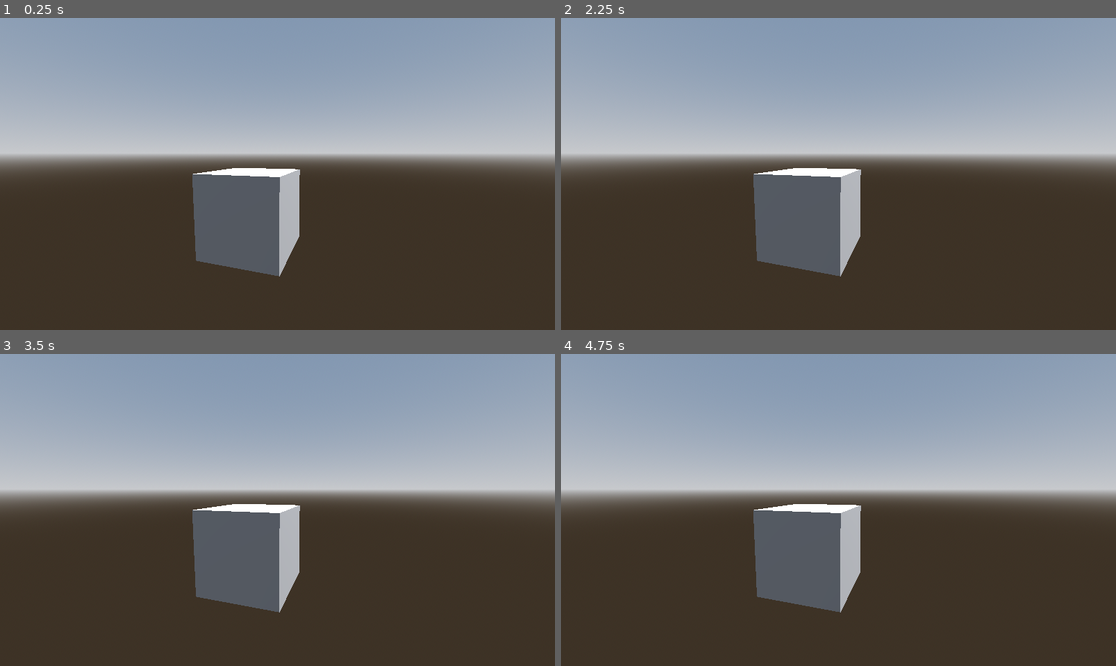
Above: before the commit, frames 1-4 (two rows, left to right).
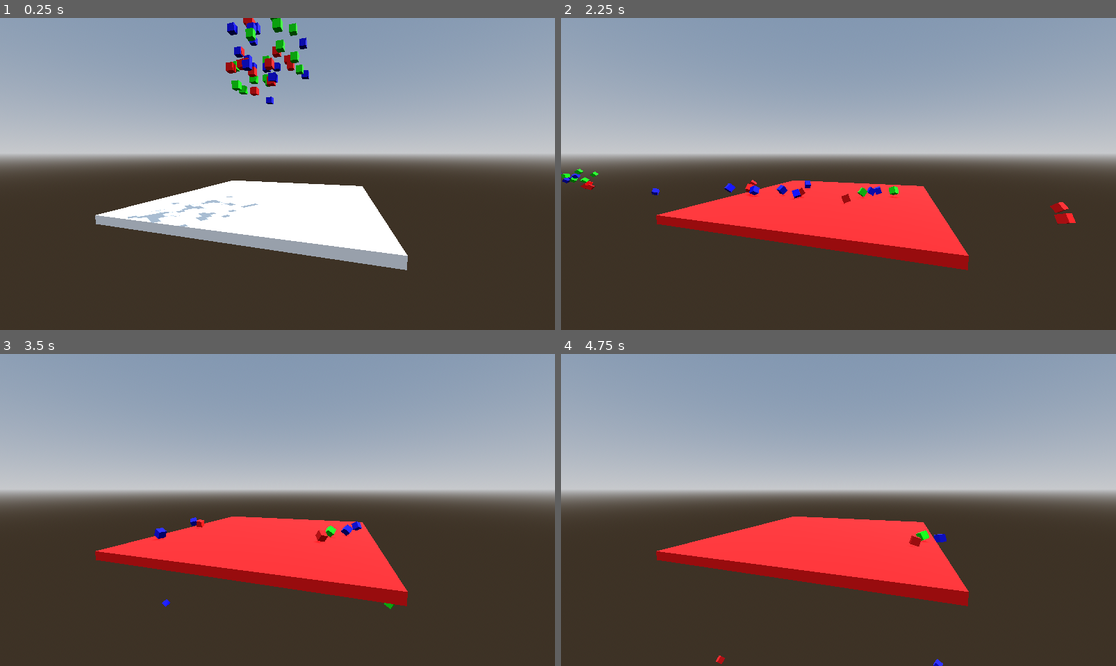
Above: after the commit, the same moments.

Repository: MrOnosa/AdventOfCode2023
Game: Godot game, scene res://days/day2/day2_1.tscn
Two runs of this game, one before a commit and one after it. Both use one fixed random seed, a clock stepped at 60 frames per second and the inputs below.
Inputs (mouse positions are in pixels of both pictures, inside the frame that each line leads up to):
- Up to frame 1 (0.25 s): no input
- Up to frame 2 (2.25 s): tap Enter at 0.5 s; move the mouse to (960, 158) at 0.52 s; hold Right (ui_right) 0.53-1.28 s; click (960, 158) at 0.67 s; move the mouse to (727, 189) at 1.27 s; hold Q (back) 1.28-2.03 s; move the mouse to (894, 105) at 2.02 s; hold Right (ui_right) from 2.03 s (still down)
- Up to frame 3 (3.5 s): move the mouse to (249, 572) at 2.77 s; release Right (ui_right) at 2.78 s; hold Up (ui_up) from 2.78 s (still down); click (249, 572) at 2.92 s
- Up to frame 4 (4.75 s): move the mouse to (1005, 556) at 3.52 s; release Up (ui_up) at 3.53 s; hold Left (ui_left) from 3.53 s (still down); move the mouse to (672, 463) at 4.27 s

The runs differ from the first frame. In frame 1, 13% of the frame differs, in the area x 17-74%, y 0-83%; in frame 2, 12%; in frame 3, 12%; in frame 4, 12%.

Commit message:
Testing cubes

Diff:
--- /dev/null
+++ b/Game.gd
@@ -0,0 +1,117 @@
+extends Node3D
+
+@export var game_res : game_resource
+@onready var cube_spawn = $CubeSpawn
+@onready var environment = $Environment
+@onready var start_round_evaluation = $StartRoundEvaluation
+
+const CUBE = preload("res://days/day2/cube.tscn")
+const BLUE = preload("res://days/day2/blue.tres")
+const GREEN = preload("res://days/day2/green.tres")
+const RED = preload("res://days/day2/red.tres")
+const DEFAULT_ENV = preload("res://days/day2/default_env.tres")
+
+var currentRound : round_resource
+var redCubes : Array
+var greenCubes : Array
+var blueCubes : Array
+
+signal failed
+signal succeeded
+
+# Called when the node enters the scene tree for the first time.
+func _ready():
+	if game_res.rounds.size() == 0:
+		return
+
+	currentRound = game_res.rounds[0]
+	setup_round()
+
+# Called every frame. 'delta' is the elapsed time since the previous frame.
+func _process(delta):
+	pass
+
+func setup_round():
+	environment.material = DEFAULT_ENV
+	redCubes = []
+	greenCubes = []
+	blueCubes = []
+
+	for i in range(currentRound.red):
+		# Get random coordinates within the CubeSpawn box
+		var random_position = Vector3(
+		randf_range(-cube_spawn.scale.x / 2, cube_spawn.scale.x / 2),
+		randf_range(-cube_spawn.scale.y / 2, cube_spawn.scale.y / 2),
+		randf_range(-cube_spawn.scale.z / 2, cube_spawn.scale.z / 2)
+		)
+
+		var newCube = CUBE.instantiate()
+		redCubes.append(newCube)
+		add_child(newCube)
+
+		#newCube.transform.origin = cube_spawn.transform.origin + Vector3(0, 0, 0)
+		newCube.transform.origin = cube_spawn.to_global(random_position)
+		newCube.get_node("CollisionShape3D/CSGBox3D").material = RED
+		#newCube.get_node("CollisionShape3D").scale += Vector3(i/10.0,i/10.0,i/10.0)
+		#newCube.angular_velocity = Vector3(randf_range(1,3),randf_range(1,3),randf_range(1,3))
+
+	for i in range(currentRound.green):
+		var random_position = Vector3(
+			randf_range(-cube_spawn.scale.x / 2, cube_spawn.scale.x / 2),
+			randf_range(-cube_spawn.scale.y / 2, cube_spawn.scale.y / 2),
+			randf_range(-cube_spawn.scale.z / 2, cube_spawn.scale.z / 2)
+		)
+
+		var newCube = CUBE.instantiate()
+		greenCubes.append(newCube)
+		add_child(newCube)
+
+		newCube.transform.origin = cube_spawn.to_global(random_position)
+		newCube.get_node("CollisionShape3D/CSGBox3D").material = GREEN
+
+	for i in range(currentRound.blue):
+		var random_position = Vector3(
+		randf_range(-cube_spawn.scale.x / 2, cube_spawn.scale.x / 2),
+		randf_range(-cube_spawn.scale.y / 2, cube_spawn.scale.y / 2),
+		randf_range(-cube_spawn.scale.z / 2, cube_spawn.scale.z / 2)
+		)
+
+		var newCube = CUBE.instantiate()
+		blueCubes.append(newCube)
+		add_child(newCube)
+
+		newCube.transform.origin = cube_spawn.to_global(random_position)
+		newCube.get_node("CollisionShape3D/CSGBox3D").material = BLUE
+
+
+func _on_start_round_evaluation_timeout():
+	start_round_evaluation.paused = true
+	var possible = true
+	if currentRound.red > 12:
+		possible = false
+
+	if not possible:
+		environment.material = RED
+		await get_tree().create_timer(1).timeout
+		if currentRound.red > 12:
+			for c in redCubes:
+				c.angular_velocity = Vector3(randf_range(1,3),randf_range(1,3),randf_range(1,3))
+				c.linear_velocity = Vector3(( -30 if c.transform.origin.x < 0 else 30 ),randf_range(-2,2),randf_range(-2,2))
+		if currentRound.green > 13:
+			for c in greenCubes:
+				c.angular_velocity = Vector3(randf_range(1,3),randf_range(1,3),randf_range(1,3))
+				c.linear_velocity = Vector3(( -30 if c.transform.origin.x < 0 else 30 ),randf_range(-2,2),randf_range(-2,2))
+		if currentRound.blue > 14:
+			for c in blueCubes:
+				c.angular_velocity = Vector3(randf_range(1,3),randf_range(1,3),randf_range(1,3))
+				c.linear_velocity = Vector3(( -30 if c.transform.origin.x < 0 else 30 ),randf_range(-2,2),randf_range(-2,2))
+
+		await get_tree().create_timer(1).timeout
+		failed.emit()
+
+	else:
+		environment.material = GREEN
+		await get_tree().create_timer(1).timeout
+		environment.collision_layer = environment.collision_layer & (1 << 2)
+		await get_tree().create_timer(.3).timeout
+		environment.collision_layer = environment.collision_layer | (1 << 2)
--- /dev/null
+++ b/days/day2/blue.tres
@@ -0,0 +1,4 @@
+[gd_resource type="StandardMaterial3D" format=3 uid="uid://cynsolhlg5swj"]
+
+[resource]
+albedo_color = Color(0, 0, 1, 1)
--- /dev/null
+++ b/days/day2/cube.tscn
@@ -0,0 +1,28 @@
+[gd_scene load_steps=4 format=3 uid="uid://dwot4ylb4mnme"]
+
+[sub_resource type="PhysicsMaterial" id="PhysicsMaterial_wxkah"]
+friction = 12.9
+rough = true
+bounce = 0.5
+
+[sub_resource type="BoxShape3D" id="BoxShape3D_4aff3"]
+
+[sub_resource type="StandardMaterial3D" id="StandardMaterial3D_sdn6t"]
+albedo_color = Color(1, 0.345098, 1, 1)
+
+[node name="Cube" type="RigidBody3D"]
+collision_layer = 2
+mass = 10.0
+physics_material_override = SubResource("PhysicsMaterial_wxkah")
+continuous_cd = true
+contact_monitor = true
+
+[node name="CollisionShape3D" type="CollisionShape3D" parent="."]
+transform = Transform3D(0.1, 0, 0, 0, 0.1, 0, 0, 0, 0.1, 0, 0, 0)
+shape = SubResource("BoxShape3D_4aff3")
+
+[node name="CSGBox3D" type="CSGBox3D" parent="CollisionShape3D"]
+transparency = 0.35
+use_collision = true
+collision_layer = 2
+material = SubResource("StandardMaterial3D_sdn6t")
--- a/days/day2/day2_1.gd
+++ b/days/day2/day2_1.gd
@@ -1,6 +1,9 @@
 extends Node3D
 
 @export var all_games : Array[game_resource] = []
+const GameRes = preload("res://days/day2/game_res.gd")
+const RoundRes = preload("res://days/day2/round_res.gd")
+const GAME = preload("res://days/day2/game.tscn")
 
 # Called when the node enters the scene tree for the first time.
 func _ready():
@@ -11,13 +14,13 @@
 		#Remove clutter
 		line = line.to_lower().replace("game", "").replace(" ", "")
 		if line.length() > 0:
-			var newGame : game_resource = ResourceLoader.load("res://days/day2/game_res.gd").new()
+			var newGame : game_resource = GameRes.new()
 			all_games.append(newGame)
 			#Example: 4:1green,3red,6blue;3green,6red;3green,15blue,14 red
 			newGame.id = line.split(":")[0].to_int()
 			var roundTexts = line.split(":")[1].split(";")
 			for roundText in roundTexts:
-				var newRound : round_resource = ResourceLoader.load("res://days/day2/round_res.gd").new()
+				var newRound : round_resource = RoundRes.new()
 				newGame.rounds.append(newRound)
 				#Example: 1green,3red,6blue
 				var roundSegments = roundText.split(",")
@@ -30,10 +33,11 @@
 					if segment.ends_with("red"):
 						newRound.red = segment.replace("red", "").to_int()
 
-	for game in all_games:
-		game.print_data()
+	for game_r in all_games:
+		game_r.print_data()
 
-
+	var game = GAME.instantiate()
+	add_child(game)
 
 # Called every frame. 'delta' is the elapsed time since the previous frame.
 func _process(delta):
--- a/days/day2/day2_1.tscn
+++ b/days/day2/day2_1.tscn
@@ -24,7 +24,5 @@
 transform = Transform3D(-0.866023, -0.433016, 0.250001, 0, 0.499998, 0.866027, -0.500003, 0.749999, -0.43301, 0, 0, 0)
 shadow_enabled = true
 
-[node name="CSGBox3D" type="CSGBox3D" parent="."]
-
 [node name="MainCamera" type="Camera3D" parent="."]
-transform = Transform3D(0.955118, -0.030244, 0.294677, 0, 0.994774, 0.102098, -0.296225, -0.0975157, 0.950127, 1.04959, 0.727167, 2.3395)
+transform = Transform3D(0.955118, -0.030244, 0.294677, 0, 0.994774, 0.102098, -0.296225, -0.0975157, 0.950127, 1.04959, 0.727167, 2.98576)
--- /dev/null
+++ b/days/day2/default_env.tres
@@ -0,0 +1,3 @@
+[gd_resource type="StandardMaterial3D" format=3 uid="uid://vysckkbuae34"]
+
+[resource]
--- /dev/null
+++ b/days/day2/game.tscn
@@ -0,0 +1,38 @@
+[gd_scene load_steps=6 format=3 uid="uid://bmdjy3cb5ftuh"]
+
+[ext_resource type="Script" path="res://Game.gd" id="1_6afto"]
+[ext_resource type="Script" path="res://days/day2/round_res.gd" id="2_6tqrw"]
+[ext_resource type="Script" path="res://days/day2/game_res.gd" id="3_0x7se"]
+
+[sub_resource type="Resource" id="Resource_k7t8j"]
+script = ExtResource("2_6tqrw")
+red = 13
+green = 14
+blue = 15
+
+[sub_resource type="Resource" id="Resource_lnv2r"]
+script = ExtResource("3_0x7se")
+id = 3
+rounds = Array[ExtResource("2_6tqrw")]([SubResource("Resource_k7t8j")])
+
+[node name="Game" type="Node3D"]
+transform = Transform3D(1, 0, 0, 0, 1, 0, 0, 0, 1, -0.00614548, 0, 0.00335741)
+script = ExtResource("1_6afto")
+game_res = SubResource("Resource_lnv2r")
+
+[node name="CubeSpawn" type="CSGBox3D" parent="."]
+transform = Transform3D(1, 0, 0, 0, 1, 0, 0, 0, 1, 0, 2.412, 0)
+layers = 0
+size = Vector3(2, 1, 2)
+
+[node name="Environment" type="CSGBox3D" parent="."]
+layers = 3
+use_collision = true
+collision_layer = 3
+collision_mask = 3
+size = Vector3(3, 0.1, 3)
+
+[node name="StartRoundEvaluation" type="Timer" parent="."]
+autostart = true
+
+[connection signal="timeout" from="StartRoundEvaluation" to="." method="_on_start_round_evaluation_timeout"]
--- /dev/null
+++ b/days/day2/green.tres
@@ -0,0 +1,4 @@
+[gd_resource type="StandardMaterial3D" format=3 uid="uid://50v8aj43i3mu"]
+
+[resource]
+albedo_color = Color(0, 1, 0, 1)
--- /dev/null
+++ b/days/day2/red.tres
@@ -0,0 +1,4 @@
+[gd_resource type="StandardMaterial3D" format=3 uid="uid://b42qn6ehhuj27"]
+
+[resource]
+albedo_color = Color(1, 0, 0, 1)
--- a/days/day2/round_res.gd
+++ b/days/day2/round_res.gd
@@ -3,12 +3,12 @@
 class_name round_resource
 
 # Your data properties go here
-@export var blue : int = 0
-@export var red : int = 0
-@export var green : int = 0
+@export var red : int
+@export var green : int
+@export var blue : int
 
 # You can add methods to manipulate the data if needed
 func print_data():
-	print("blue:", blue)
 	print("red:", red)
 	print("green:", green)
+	print("blue:", blue)
--- a/project.godot
+++ b/project.godot
@@ -25,6 +25,10 @@
 ]
 }
 
+[layer_names]
+
+3d_physics/layer_2="cube"
+
 [rendering]
 
 renderer/rendering_method="gl_compatibility"
